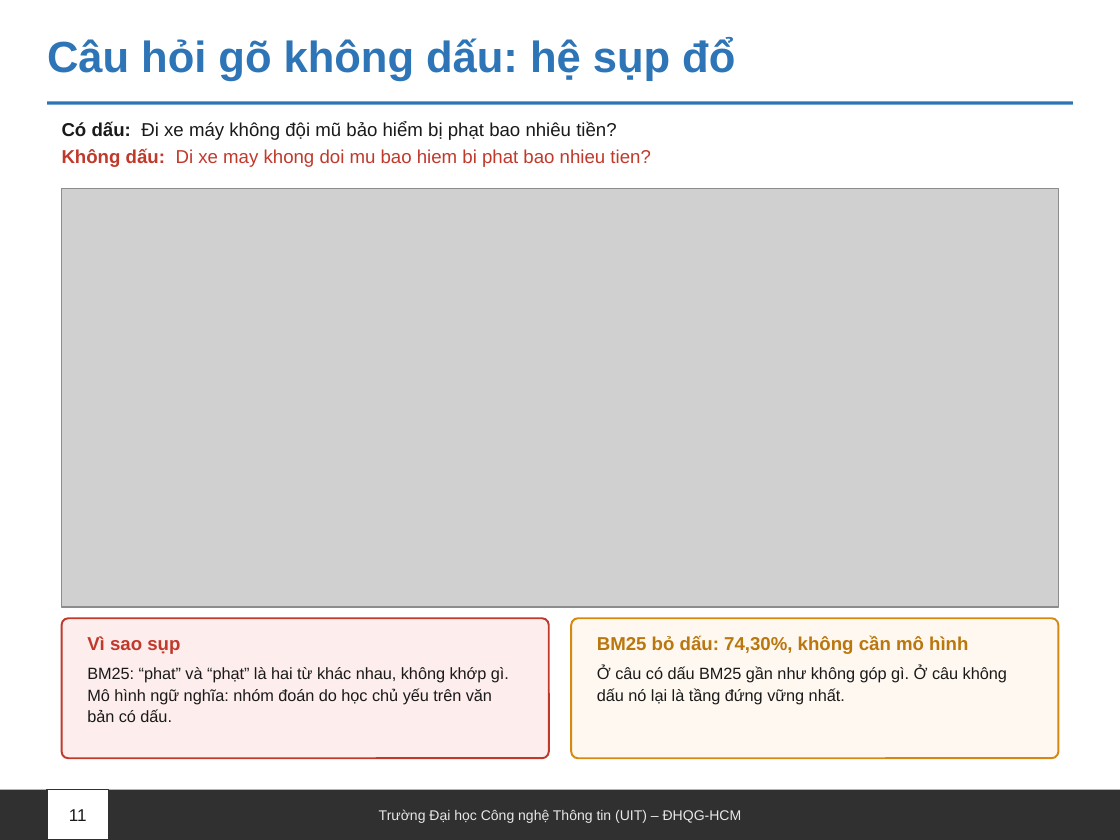
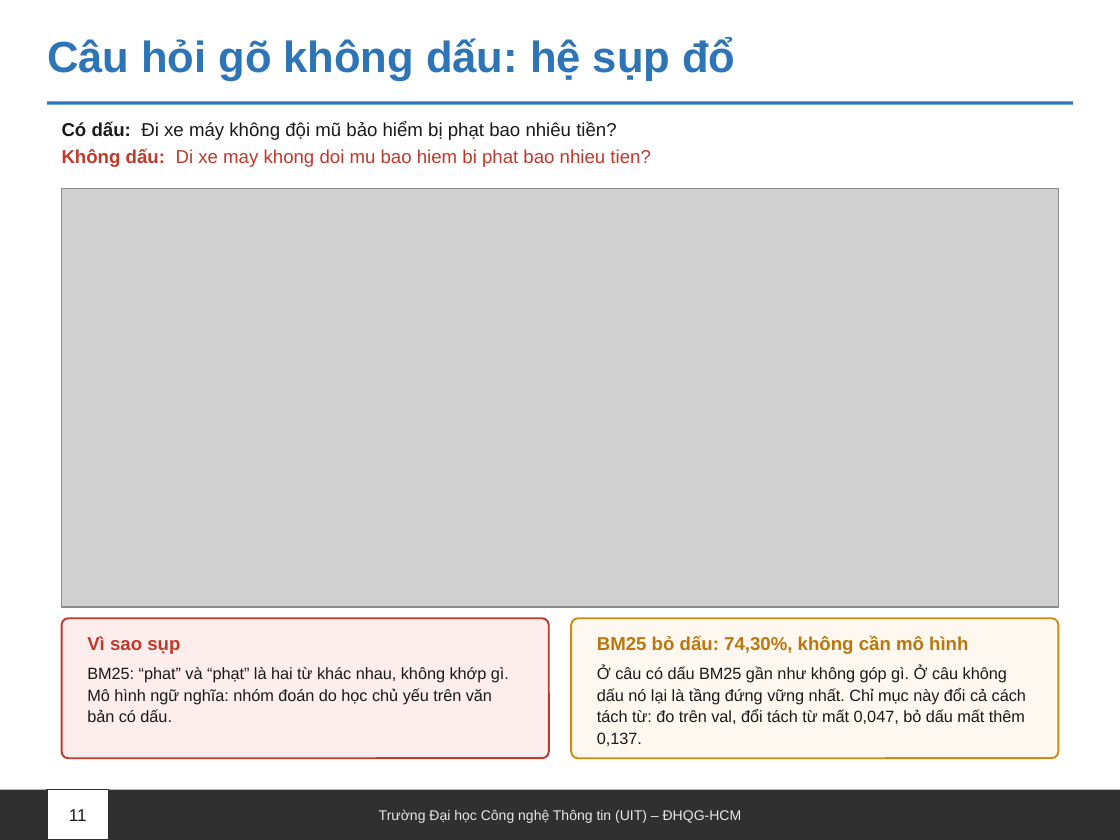
Before and after one commit to Messiac24/vietnamese-legal-retrieval-khong-dau, a slide deck: slide 11 of docs/slides/Nhom09_XLNNTN_BaoCao.pptx. Drawn at 1120x840 pixels with LibreOffice and Linux fonts; fonts in the diff are those of the drawing; grey boxes stand for pictures. Boxes give left, top, right and bottom in pixels: in the first picture for what was removed or moved away, otherwise in the second. Text is boxed around its words. In the diff, an @@ line names an element or a change of style, - is before the commit and + after.

```diff
--- a/docs/slides/Nhom09_XLNNTN_BaoCao.pptx
+++ b/docs/slides/Nhom09_XLNNTN_BaoCao.pptx
@@ text at (x1=597, y1=666, x2=1026, y2=746): text changed @@
-Ở câu có dấu BM25 gần như không góp gì. Ở câu không dấu nó lại là tầng đứng vững nhất.
+Ở câu có dấu BM25 gần như không góp gì. Ở câu không dấu nó lại là tầng đứng vững nhất. Chỉ mục này đổi cả cách tách từ: đo trên val, đổi tách từ mất 0,047, bỏ dấu mất thêm 0,137.
```
Also in this commit, not shown: 5 other slides changed, 24 other files.
